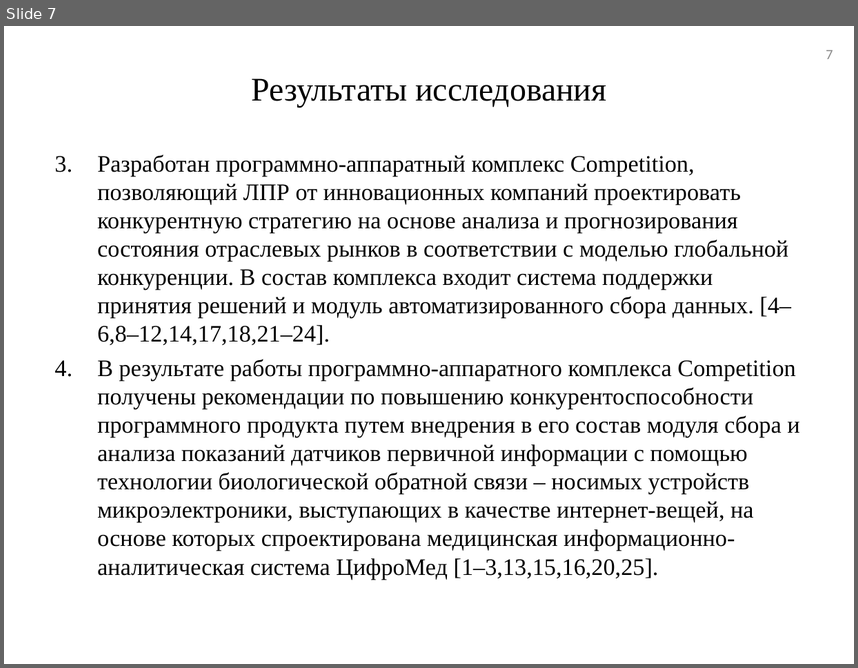
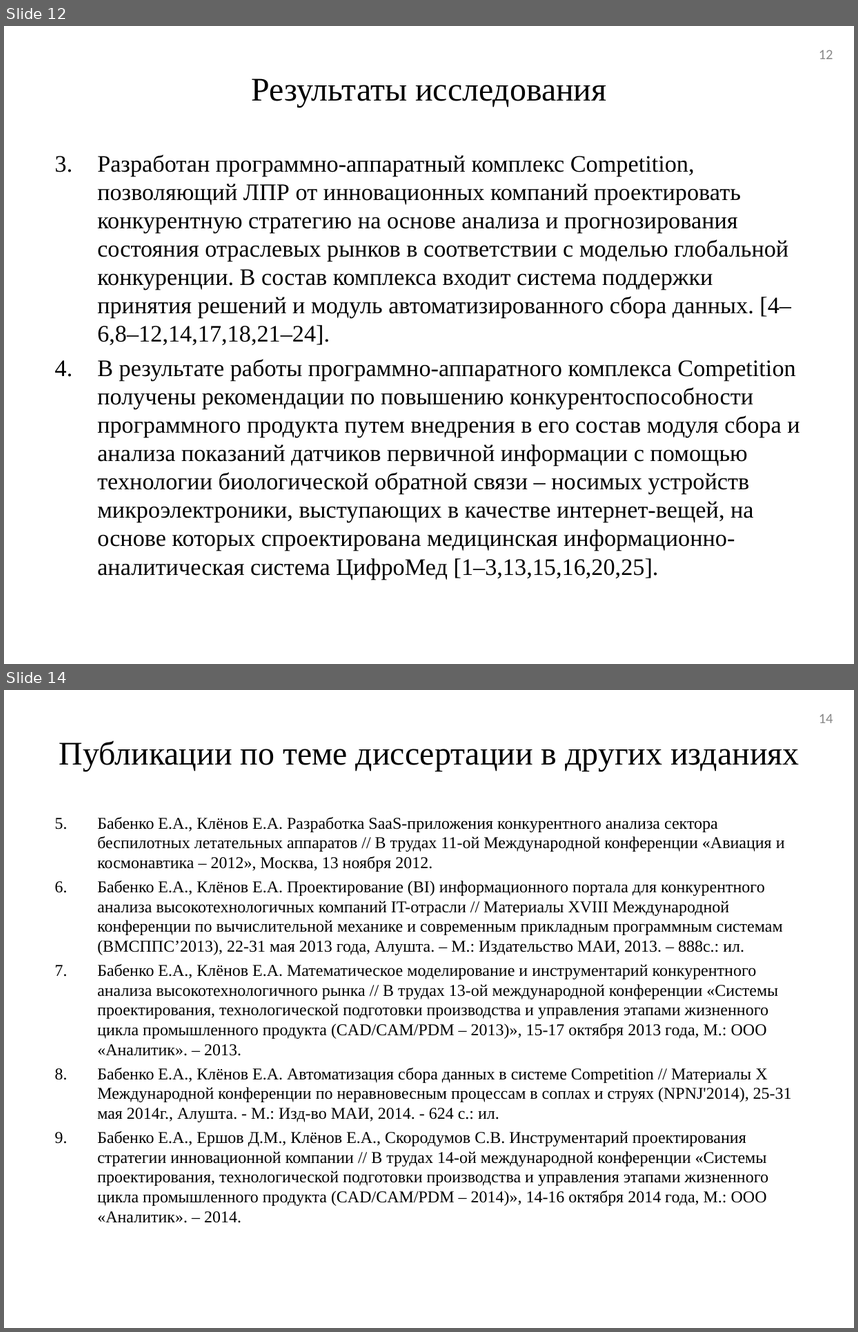
Before and after one commit to tehdoorsareopen/science, a slide deck: Предзащита/Презентация/Презентация_v01.ppt. Shown one above the other, each under a label of ours: slide 7 before the commit, slides 12 and 14 after it; the slides between them are not shown. The pictures are 858x668 and 858x1332 pixels, drawn with LibreOffice and Linux fonts; fonts in the diff are those of the drawing. Boxes give left, top, right and bottom in pixels: in the first picture for what was removed or moved away, otherwise in the second. Text is boxed around its words. In the diff, an @@ line names an element or a change of style, - is before the commit and + after.

```diff
--- a/Предзащита/Презентация/Презентация_v01.ppt
+++ b/Предзащита/Презентация/Презентация_v01.ppt
@@ slide 14 added at (4, 690, 854, 1328), background #FFFFFF @@
@@ page number added at (819, 714, 833, 723), 12 pt, text #898989 @@
+14
@@ title added at (59, 740, 799, 771), 28 pt, text #000000 @@
+Публикации по теме диссертации в других изданиях
@@ text added at (97, 817, 792, 1223), 14 pt, text #000000 @@
+5. Бабенко Е.А., Клёнов Е.А. Разработка SaaS-приложения конкурентного анализа сектора беспилотных летательных аппаратов // В трудах 11-ой Международной конференции «Авиация и космонавтика – 2012», Москва, 13 ноября 2012.
+6. Бабенко Е.А., Клёнов Е.А. Проектирование (BI) информационного портала для конкурентного анализа высокотехнологичных компаний IT-отрасли // Материалы XVIII Международной конференции по вычислительной механике и современным прикладным программным системам (ВМСППС’2013), 22-31 мая 2013 года, Алушта. – М.: Издательство МАИ, 2013. – 888с.: ил.
+7. Бабенко Е.А., Клёнов Е.А. Математическое моделирование и инструментарий конкурентного анализа высокотехнологичного рынка // В трудах 13-ой международной конференции «Системы проектирования, технологической подготовки производства и управления этапами жизненного цикла промышленного продукта (CAD/CAM/PDM – 2013)», 15-17 октября 2013 года, М.: ООО «Аналитик». – 2013.
+8. Бабенко Е.А., Клёнов Е.А. Автоматизация сбора данных в системе Competition // Материалы Х Международной конференции по неравновесным процессам в соплах и струях (NPNJ'2014), 25-31 мая 2014г., Алушта. - М.: Изд-во МАИ, 2014. - 624 с.: ил.
+9. Бабенко Е.А., Ершов Д.М., Клёнов Е.А., Скородумов С.В. Инструментарий проектирования стратегии инновационной компании // В трудах 14-ой международной конференции «Системы проектирования, технологической подготовки производства и управления этапами жизненного цикла промышленного продукта (CAD/CAM/PDM – 2014)», 14-16 октября 2014 года, М.: ООО «Аналитик». – 2014.
@@ what was slide 7 is now slide 12 @@
@@ page number at (819, 50, 833, 59): text changed @@
-7
+12
```
Also in this commit, not shown: 3 slides changed, 9 other slides added, 9 other files.
